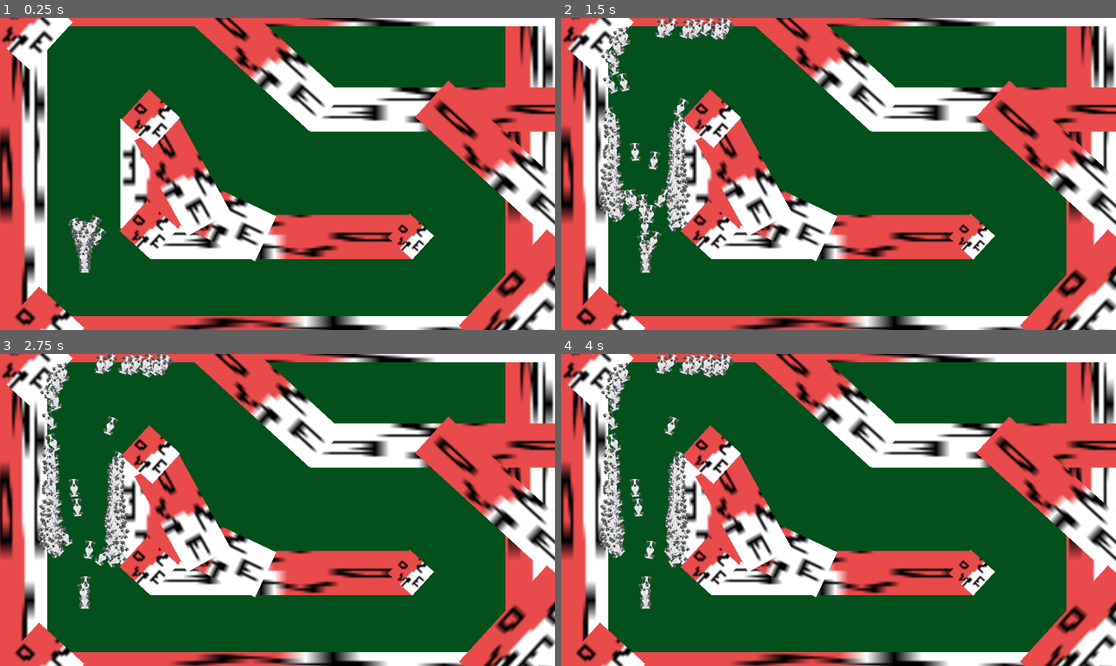
Above: before the commit, frames 1-4 (two rows, left to right).
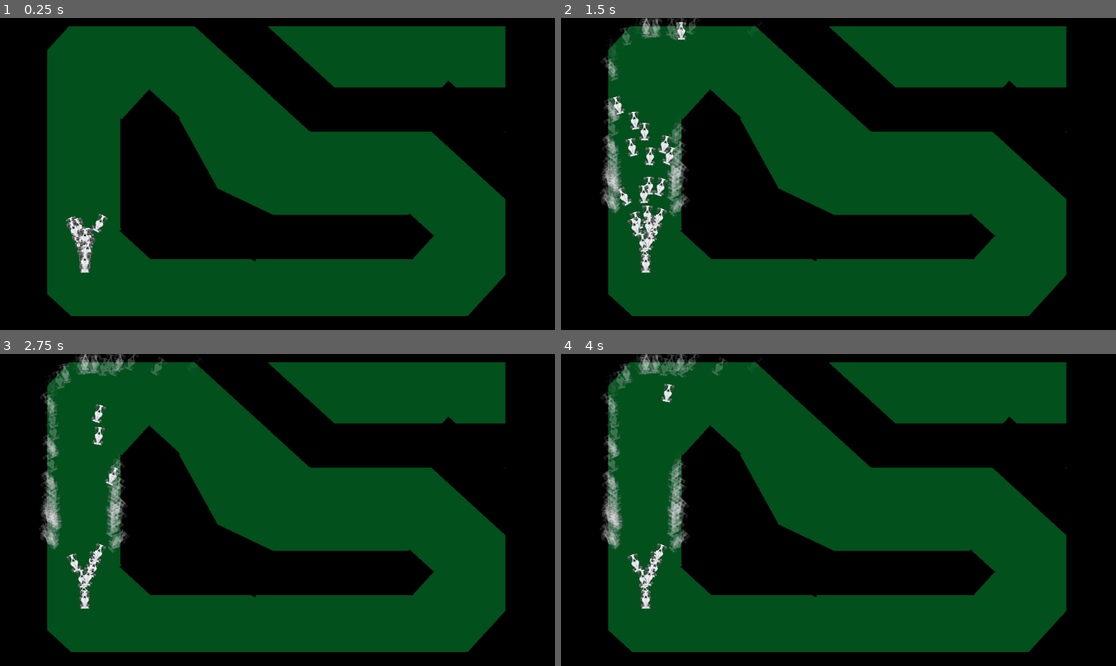
Above: after the commit, the same moments.

Repository: Eliyaan/IA_Voitures_GeneticAlgorithm
Game: Godot game, scene res://scene/main.tscn
Two runs of this game, one before a commit and one after it. Both use one fixed random seed, a clock stepped at 60 frames per second and the inputs below.
Inputs:
- Up to frame 1 (0.25 s): no input
- Up to frame 2 (1.5 s): no input
- Up to frame 3 (2.75 s): no input
- Up to frame 4 (4 s): tap Enter at 3.5 s

The runs differ from the first frame. In frame 1, 45% of the frame differs, in the area x 0-100%, y 0-100%; in frame 2, 49%; in frame 3, 48%; in frame 4, 48%.

Commit message:
je sais pu mais j'ai changé des trucs :D

Diff:
--- a/codes/main.gd
+++ b/codes/main.gd
@@ -1,7 +1,7 @@
 extends Node2D
 @export var voitures : PackedScene
 var steps: int = 0
-var nb_voitures: int = 300
+var nb_voitures: int = 200
 var nb_offsprings: int = 20
 var running: bool = false
 var sim_steps: int = 300
--- a/codes/voiture.gd
+++ b/codes/voiture.gd
@@ -2,7 +2,6 @@
 var deplac: Vector2 = Vector2(0, 0)
 var alive: bool = false
 var points: int = 0
-var drift: bool = false
 var rota_array: Array = []
 var rays_querries: Array = []
 var space_state
@@ -11,7 +10,7 @@
 	"nb_inputs" = 6,
 	"nb_hidden_layer" = 1,
 	"nb_hidden_neurones" = [1],
-	"nb_outputs" = 3,
+	"nb_outputs" = 2,
 
 	"weights_list" = [[[[]]]],
 	"layers_list"  = [[[]]],  # bias, output(activ)
@@ -103,6 +102,8 @@
 
 func _process(_delta):
 	if alive and get_parent().get_parent().running:
+		#modulate.a = 0.05*(points)
+		modulate.a = 1
 		var nn_array = raycast()
 		nn_array.append(deplac.y)
 		var result = fprop(nn_array)
@@ -111,19 +112,7 @@
 			deplac.y = 0
 		elif deplac.y < -12:
 			deplac.y = -12
-		if drift:
-			if result[2] >= 0.5:
-				$Car.position = Vector2(0, 6)
-				position += Vector2(0, 24).rotated(rotation)
-				drift = false
-				#$Car/Car/Voiture.frame = 0
-		else:
-			if result[2] <= 0.5:
-				$Car.position = Vector2(0, 30)
-				position -= Vector2(0, 24).rotated(rotation)
-				drift = true
-				#$Car/Car/Voiture.frame = 1
-		rotation_degrees += (result[1]*2 - 1) * deplac.y * 0.8  # le 0.8 c'est un facteur changeable selon si on veut qu'elle tourne plus vite ou pas
+		rotation_degrees += (result[1]*2 - 1) * deplac.y * 0.5  # le 0.8 c'est un facteur changeable selon si on veut qu'elle tourne plus vite ou pas
 		position += deplac.rotated(rotation)
 
 
--- a/scene/wall.gd
+++ b/scene/wall.gd
@@ -4,4 +4,4 @@
 func _on_area_entered(area):
 	if "Voiture" in area.name:
 		area.get_parent().get_parent().alive = false
-		#area.get_parent().get_parent().hide()
+		area.get_parent().get_parent().modulate.a /= 4
Binary file changed: images/wall.png
